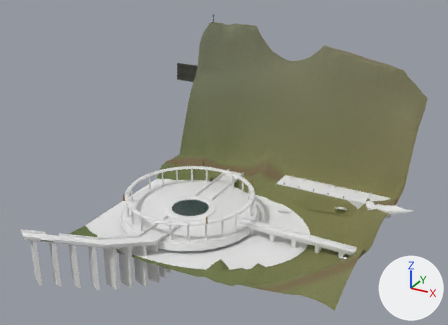
The glTF model eloria-assets/maps/nymara-regions/mirrorhold/chunks/09_08/world.glb as it was, and as the next commit left it.
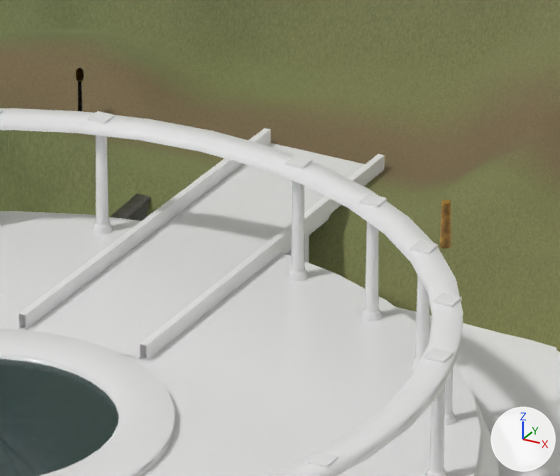
The first picture shows the older version from a 50 mm lens placed at (160.7, -350.8, 189.4), pointed at (65.5, -177.6, 102.8). The close-ups show the older and then the newer version on the part from 43% to 60% of the width and 47% to 66% of the height of that picture. Only the edits that show in the close-ups are written down. Lighting does not change. The marker at lower right points along +X, +Y and +Z. Where no turn or scale is listed for an object, it has been applied to the vertices. Vertices at exactly the same position are counted once.

Names of what the first close-up shows: 'Landmark_LakeLink_City__pale_ashlar', 'Landmark_Ring__gilt_brass', 'Landmark_Ring__pale_ashlar', 'Landmark_Ring__veined_marble', 'Landmark_Ring__water_pool', 'Landmark_RoadWall_1', 'Terrain_mirrorhold_09_08', 'Walk_Landmark_LakeLink_City__veined_marble', 'Walk_Landmark_Ring__veined_marble', 'Water_mirrorhold_09_08' and 2 more.
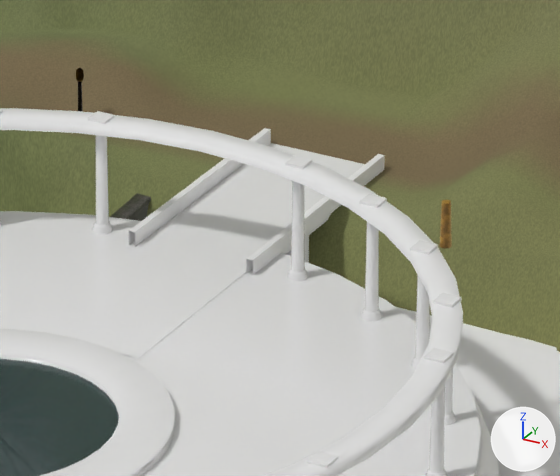
Changed parts and their boxes [x1, y1, x2, y2] in the close-ups (560 x 476 px; the box of a moved part takes in the faces that stretch with it):
```json
{"object": "Landmark_LakeLink_City__pale_ashlar", "change": "reshaped", "before": [19, 128, 385, 361], "after": [117, 128, 385, 357]}
{"part": 1, "of": "me_mirrorhold_lakelink_city__compact__landmark_lakelink_city__pale_ashlar", "change": "moved or reshaped", "before": [19, 192, 187, 330], "after": [129, 192, 187, 246]}
{"part": 2, "of": "me_mirrorhold_lakelink_city__compact__landmark_lakelink_city__pale_ashlar", "change": "moved or reshaped", "before": [140, 223, 292, 361], "after": [246, 223, 292, 275]}
```

Edits to the scene script, one JSON object a line:
```json
{"block": "me_mirrorhold_lakelink_city__compact__landmark_lakelink_city__pale_ashlar", "where": "me_mirrorhold_lakelink_city__compact__landmark_lakelink_city__pale_ashlar.from_pydata(...)  # 92 vertices, 120 faces; spans x -3.7..3.7, y -13.0..13.0, z -12.0..4.5"}
{"block": "me_mirrorhold_lakelink_city__compact__landmark_lakelink_city__pale_ashlar", "where": "# used by ob_landmark_lakelink_city__pale_ashlar; location = (53.68, -158.73, 80.0)"}
{"block": "me_mirrorhold_lakelink_city__compact__landmark_lakelink_city__pale_ashlar", "where": "# before: 8 (-3.3, -13.0, 3.6), 11 (-3.3, -13.0, 4.5) at pixel (25, 315), 13 (-3.7, -13.0, 3.6) at pixel (19, 329), 14 (-3.7, -13.0, 4.5) at pixel (18, 313)"}
{"block": "me_mirrorhold_lakelink_city__compact__landmark_lakelink_city__pale_ashlar", "where": "# before: 16 (3.3, -13.0, 4.5) at pixel (139, 344), 19 (3.3, -13.0, 3.6) at pixel (139, 360), 21 (3.7, -13.0, 4.5) at pixel (146, 345), 22 (3.7, -13.0, 3.6) at pixel (146, 361)"}
{"block": "me_mirrorhold_lakelink_city__compact__landmark_lakelink_city__pale_ashlar", "change": "me_mirrorhold_lakelink_city__compact__landmark_lakelink_city__pale_ashlar part 1"}
{"op": "add", "block": "me_mirrorhold_lakelink_city__compact__landmark_lakelink_city__pale_ashlar", "code": "for i in [8, 11, 13, 14]: me_mirrorhold_lakelink_city__compact__landmark_lakelink_city__pale_ashlar.vertices[i].co += Vector((0.0, 11.0, 0.0))"}
{"block": "me_mirrorhold_lakelink_city__compact__landmark_lakelink_city__pale_ashlar", "change": "me_mirrorhold_lakelink_city__compact__landmark_lakelink_city__pale_ashlar part 2"}
{"op": "add", "block": "me_mirrorhold_lakelink_city__compact__landmark_lakelink_city__pale_ashlar", "code": "for i in [16, 19, 21, 22]: me_mirrorhold_lakelink_city__compact__landmark_lakelink_city__pale_ashlar.vertices[i].co += Vector((0.0, 11.0, 0.0))"}
```
